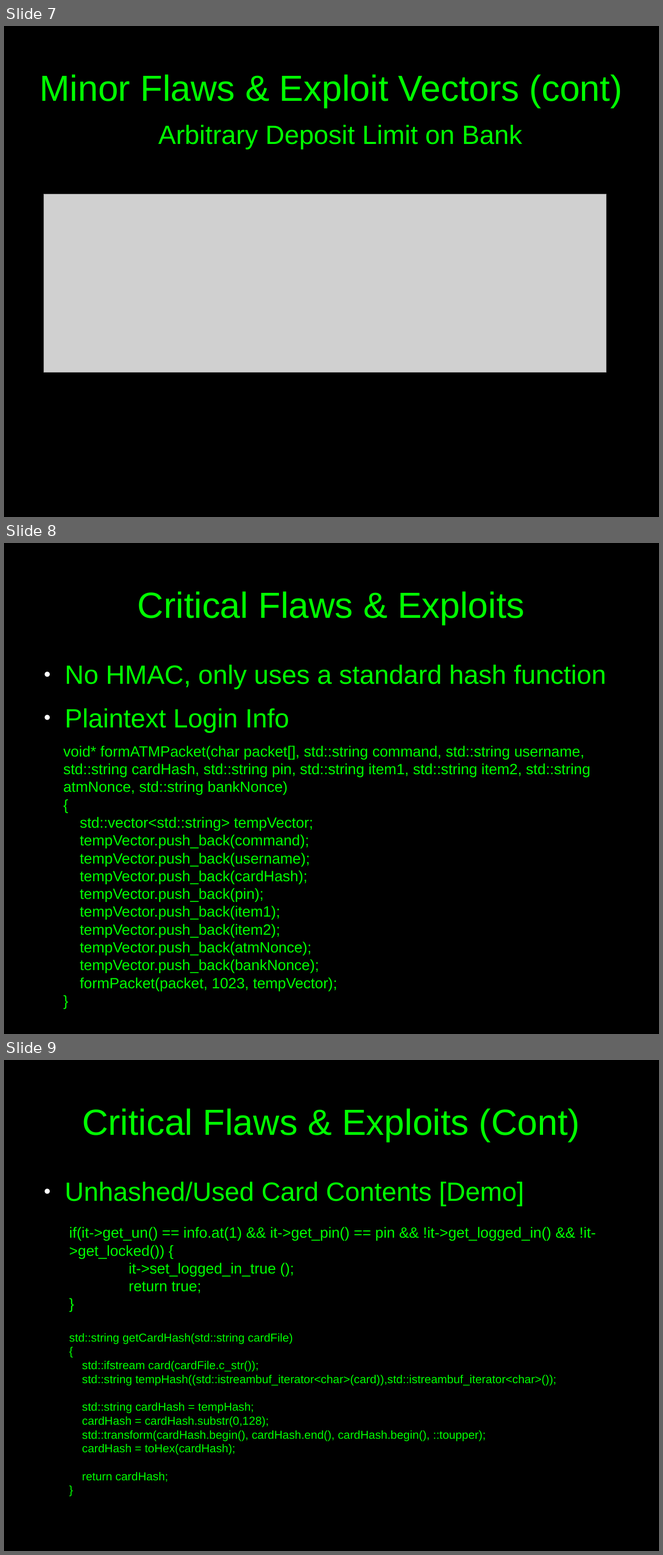
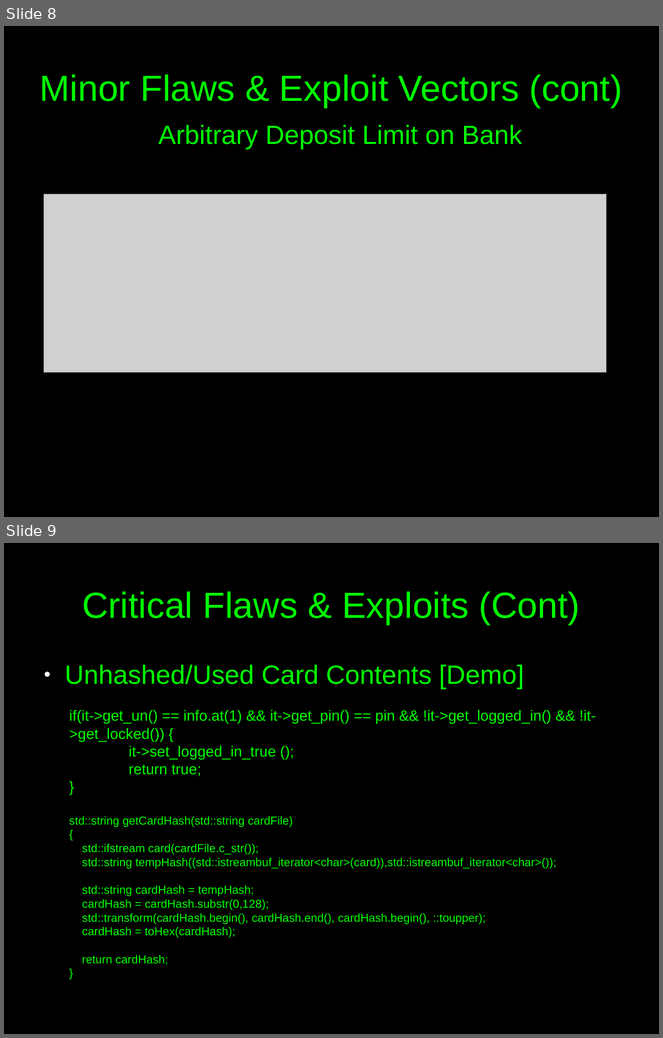
Before and after one commit to c00w/Crypto-Final-Project, a slide deck: Attack Presentation.odp. Shown one above the other, each under a label of ours: slides 7, 8 and 9 before the commit, slides 8 and 9 after it. The pictures are 663x1555 and 663x1038 pixels, drawn with LibreOffice and Linux fonts; fonts in the diff are those of the drawing; grey boxes stand for pictures. Boxes give left, top, right and bottom in pixels: in the first picture for what was removed or moved away, otherwise in the second. Text is boxed around its words. In the diff, an @@ line names an element or a change of style, - is before the commit and + after.

```diff
--- a/Attack Presentation.odp
+++ b/Attack Presentation.odp
@@ slide 8 removed at (x1=4, y1=543, x2=659, y2=1034), background #000000 @@
@@ title removed at (x1=138, y1=591, x2=525, y2=625) @@
-Critical Flaws & Exploits
@@ text removed at (x1=65, y1=665, x2=607, y2=733) @@
-● No HMAC, only uses a standard hash function
-● Plaintext Login Info
@@ text removed at (x1=63, y1=746, x2=591, y2=991) @@
-void* formATMPacket(char packet[], std::string command, std::string username, std::string cardHash, std::string pin, std::string item1, std::string item2, std::string atmNonce, std::string bankNonce)
-{
-std::vector<std::string> tempVector;
-tempVector.push_back(command);
-tempVector.push_back(username);
-tempVector.push_back(cardHash);
-tempVector.push_back(pin);
-tempVector.push_back(item1);
-tempVector.push_back(item2);
-tempVector.push_back(atmNonce);
-tempVector.push_back(bankNonce);
-formPacket(packet, 1023, tempVector);
-}
@@ what was slide 7 is now slide 8 @@
```
Also in this commit, not shown: 1 slide changed, 2 slides added, 2 other files.
